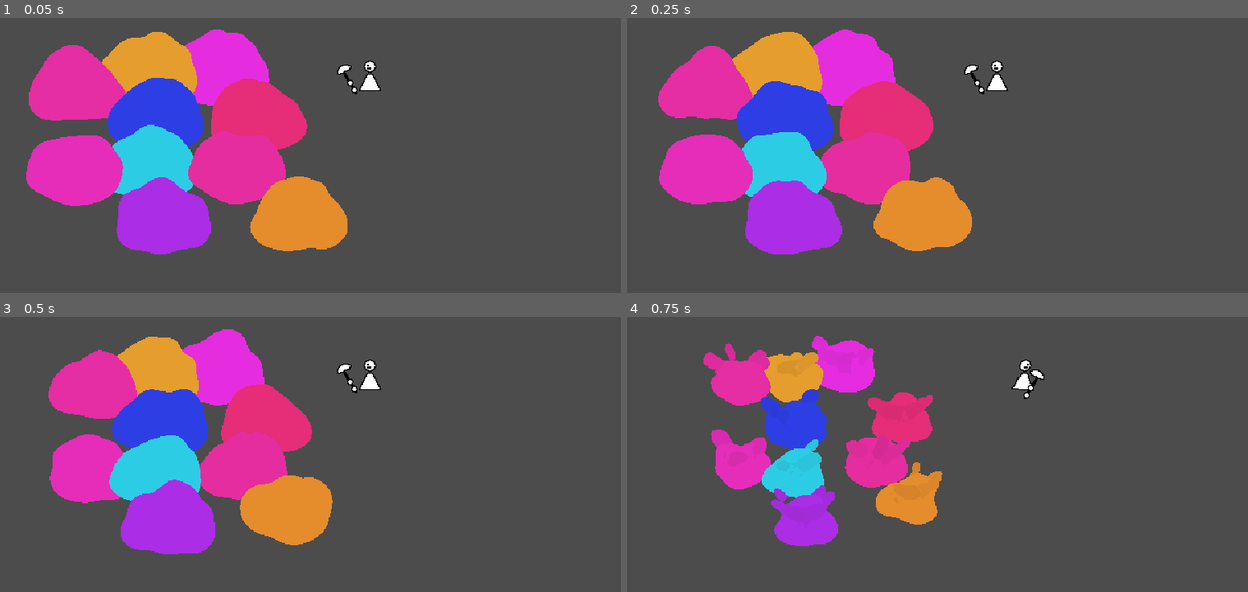
Above: before the commit, frames 1-4 (two rows, left to right).
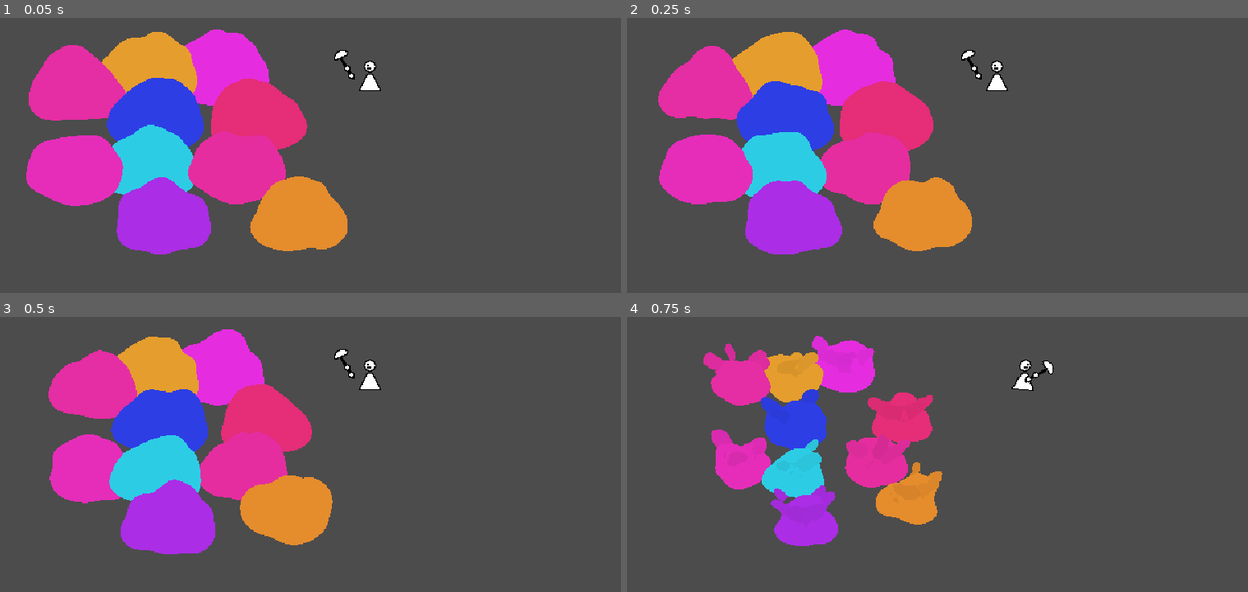
Above: after the commit, the same moments.

Repository: MetRiko/LD-2023-01
Game: Godot game, scene res://Root.tscn
Two runs of this game, one before a commit and one after it. Both use one fixed random seed, a clock stepped at 60 frames per second and the inputs below. The engine's default icon, where the game draws it, is replaced by a stand-in: a white triangle on a blue panel in a dark square.
Inputs (mouse positions are in pixels of both pictures, inside the frame that each line leads up to):
- Up to frame 1 (0.05 s): no input
- Up to frame 2 (0.25 s): no input
- Up to frame 3 (0.5 s): no input
- Up to frame 4 (0.75 s): tap Enter at 0.5 s; move the mouse to (1098, 482) at 0.52 s; hold D (game_right) from 0.53 s (still down); click (1098, 482) at 0.6 s

The runs differ from the first frame. In frame 1, 0.2% of the frame differs, in the area x 53-58%, y 11-28%; in frame 2, 0.2%; in frame 3, 0.2%; in frame 4, 0.2%.

Commit message:
Clean up code and add basic swing animation

Diff:
--- a/player/Player.gd
+++ b/player/Player.gd
@@ -1,4 +1,5 @@
 extends KinematicBody2D
+class_name Player
 
 const MAX_SPEED = 160
 const ACCELERATION = 20
@@ -15,17 +16,19 @@
 
 	$Hammer.position = Vector2(
 		cos(viewing_angle) * clamp(get_distance_to_mouse() * 0.1, 8.0, 20.0),
-		sin(viewing_angle) * clamp(get_distance_to_mouse() * 0.1, 4.0, 6.0) - 8.0
+		sin(viewing_angle) * clamp(get_distance_to_mouse() * 0.1, 4.0, 6.0) - 14.0
 	)
 
-	if orientation < 0.0:
-		$Sprite.flip_h = true
-		$Hammer.scale.x = -1.0
-	elif orientation > 0.0:
-		$Sprite.flip_h = false
-		$Hammer.scale.x = 1.0
+	$Sprite.flip_h = orientation < 0.0
+	$Hammer.scale.x = orientation
 
 	set_animation_frame()
+
+	if Input.is_action_just_pressed("game_swing"):
+		if orientation < 0.0:
+			$Hammer/AnimationPlayer.play("SWING_L")
+		else:
+			$Hammer/AnimationPlayer.play("SWING_R")
 
 func _physics_process(delta):
 	move_dir.x = int(Input.is_action_pressed("game_right")) - int(Input.is_action_pressed("game_left"))
@@ -37,31 +40,28 @@
 
 	var new_velocity = move_and_slide(velocity, Vector2.ZERO, false, 4, 0.785398, false)
 
-	if get_slide_count() > 0:
-		for i in range(get_slide_count()):
-			var result := get_slide_collision(i)
-			var obj = result.collider
-			if obj is Slime:
-				var push_force_factor = lerp(1.0, 0.2, obj.proper_scale * obj.proper_scale)
-				obj.linear_velocity = velocity.normalized() * MAX_SPEED * push_force_factor
+	for i in range(get_slide_count()):
+		var obj = get_slide_collision(i).collider
+		if obj is Slime:
+			var push_force_factor = lerp(1.0, 0.2, obj.proper_scale * obj.proper_scale)
+			obj.linear_velocity = velocity.normalized() * MAX_SPEED * push_force_factor
 
 	velocity = new_velocity
-
 
 func set_animation_frame():
 	var frame = get_action_frame()
 	match frame:
 		"IDLE":
-			$Sprite/AnimationPlayer.play(frame)
+			$AnimationPlayer.play(frame)
 		"WALK":
 			if move_dir.x < 0.0:
-				$Sprite/AnimationPlayer.play_backwards(frame)
+				$AnimationPlayer.play_backwards(frame)
 			elif move_dir.x > 0.0:
-				$Sprite/AnimationPlayer.play(frame)
+				$AnimationPlayer.play(frame)
 			if move_dir.y < 0.0:
-				$Sprite/AnimationPlayer.play_backwards(frame)
+				$AnimationPlayer.play_backwards(frame)
 			elif move_dir.y > 0.0:
-				$Sprite/AnimationPlayer.play(frame)
+				$AnimationPlayer.play(frame)
 
 func get_action_frame():
 	if is_moving():
--- a/player/Player.tscn
+++ b/player/Player.tscn
@@ -1,9 +1,13 @@
-[gd_scene load_steps=8 format=2]
+[gd_scene load_steps=12 format=2]
 
 [ext_resource path="res://player/Player.gd" type="Script" id=1]
 [ext_resource path="res://player/Player.png" type="Texture" id=2]
 [ext_resource path="res://player/Hammer.png" type="Texture" id=3]
 
+[sub_resource type="CapsuleShape2D" id=8]
+radius = 4.00002
+height = 14.0
+
 [sub_resource type="Animation" id=1]
 resource_name = "IDLE"
 step = 0.5
@@ -87,9 +91,113 @@
 "values": [ 0.0, 3.0, 6.0, 9.0, 6.0, 3.0, 0.0, -3.0, -6.0, -9.0, -6.0, -3.0 ]
 }
 
-[sub_resource type="CapsuleShape2D" id=8]
-radius = 4.00002
-height = 14.0
+[sub_resource type="Animation" id=9]
+resource_name = "IDLE"
+tracks/0/type = "value"
+tracks/0/path = NodePath(".:position")
+tracks/0/interp = 1
+tracks/0/loop_wrap = true
+tracks/0/imported = false
+tracks/0/enabled = true
+tracks/0/keys = {
+"times": PoolRealArray( 0 ),
+"transitions": PoolRealArray( 1 ),
+"update": 0,
+"values": [ Vector2( 0, -14 ) ]
+}
+tracks/1/type = "value"
+tracks/1/path = NodePath(".:rotation_degrees")
+tracks/1/interp = 1
+tracks/1/loop_wrap = true
+tracks/1/imported = false
+tracks/1/enabled = true
+tracks/1/keys = {
+"times": PoolRealArray( 0 ),
+"transitions": PoolRealArray( 1 ),
+"update": 0,
+"values": [ 0.0 ]
+}
+
+[sub_resource type="Animation" id=11]
+length = 0.001
+tracks/0/type = "value"
+tracks/0/path = NodePath(".:position")
+tracks/0/interp = 1
+tracks/0/loop_wrap = true
+tracks/0/imported = false
+tracks/0/enabled = true
+tracks/0/keys = {
+"times": PoolRealArray( 0 ),
+"transitions": PoolRealArray( 1 ),
+"update": 0,
+"values": [ Vector2( 0, -14 ) ]
+}
+tracks/1/type = "value"
+tracks/1/path = NodePath(".:rotation_degrees")
+tracks/1/interp = 1
+tracks/1/loop_wrap = true
+tracks/1/imported = false
+tracks/1/enabled = true
+tracks/1/keys = {
+"times": PoolRealArray( 0 ),
+"transitions": PoolRealArray( 1 ),
+"update": 0,
+"values": [ 0.0 ]
+}
+
+[sub_resource type="Animation" id=12]
+resource_name = "SWING_L"
+tracks/0/type = "value"
+tracks/0/path = NodePath(".:position")
+tracks/0/interp = 1
+tracks/0/loop_wrap = true
+tracks/0/imported = false
+tracks/0/enabled = true
+tracks/0/keys = {
+"times": PoolRealArray( 0, 1 ),
+"transitions": PoolRealArray( 1, 1 ),
+"update": 0,
+"values": [ Vector2( 0, -14 ), Vector2( 0, -14 ) ]
+}
+tracks/1/type = "value"
+tracks/1/path = NodePath(".:rotation_degrees")
+tracks/1/interp = 1
+tracks/1/loop_wrap = true
+tracks/1/imported = false
+tracks/1/enabled = true
+tracks/1/keys = {
+"times": PoolRealArray( 0, 0.3, 1 ),
+"transitions": PoolRealArray( 1, 1, 1 ),
+"update": 0,
+"values": [ 0.0, -80.0, 0.0 ]
+}
+
+[sub_resource type="Animation" id=10]
+resource_name = "SWING_R"
+tracks/0/type = "value"
+tracks/0/path = NodePath(".:position")
+tracks/0/interp = 1
+tracks/0/loop_wrap = true
+tracks/0/imported = false
+tracks/0/enabled = true
+tracks/0/keys = {
+"times": PoolRealArray( 0, 1 ),
+"transitions": PoolRealArray( 1, 1 ),
+"update": 0,
+"values": [ Vector2( 0, -14 ), Vector2( 0, -14 ) ]
+}
+tracks/1/type = "value"
+tracks/1/path = NodePath(".:rotation_degrees")
+tracks/1/interp = 1
+tracks/1/loop_wrap = true
+tracks/1/imported = false
+tracks/1/enabled = true
+tracks/1/keys = {
+"times": PoolRealArray( 0, 0.3, 1 ),
+"transitions": PoolRealArray( 1, 1, 1 ),
+"update": 0,
+"values": [ 0.0, 80.0, 0.0 ]
+}
 
 [node name="Player" type="KinematicBody2D"]
 script = ExtResource( 1 )
@@ -98,22 +206,29 @@
 position = Vector2( 0, -12 )
 texture = ExtResource( 2 )
 
-[node name="AnimationPlayer" type="AnimationPlayer" parent="Sprite"]
-root_node = NodePath("../..")
+[node name="CollisionShape" type="CollisionShape2D" parent="."]
+position = Vector2( 0, 1 )
+rotation = 1.57079
+shape = SubResource( 8 )
+
+[node name="AnimationPlayer" type="AnimationPlayer" parent="."]
 anims/IDLE = SubResource( 1 )
 anims/RESET = SubResource( 7 )
 anims/WALK = SubResource( 2 )
 
-[node name="CollisionShape" type="CollisionShape2D" parent="."]
-position = Vector2( 0, 2 )
-rotation = 1.57079
-shape = SubResource( 8 )
-
 [node name="Hammer" type="Node2D" parent="."]
-position = Vector2( 0, -12 )
+position = Vector2( 0, -14 )
 
 [node name="Sprite" type="Sprite" parent="Hammer"]
+position = Vector2( -1, 0 )
 texture = ExtResource( 3 )
+offset = Vector2( 4, -8 )
 
 [node name="CollisionShape" type="Position2D" parent="Hammer"]
-position = Vector2( 7, -10 )
+position = Vector2( 12, -15 )
+
+[node name="AnimationPlayer" type="AnimationPlayer" parent="Hammer"]
+anims/IDLE = SubResource( 9 )
+anims/RESET = SubResource( 11 )
+anims/SWING_L = SubResource( 12 )
+anims/SWING_R = SubResource( 10 )
--- a/project.godot
+++ b/project.godot
@@ -19,6 +19,11 @@
 "language": "GDScript",
 "path": "res://addons/gut/test.gd"
 }, {
+"base": "KinematicBody2D",
+"class": "Player",
+"language": "GDScript",
+"path": "res://player/Player.gd"
+}, {
 "base": "RigidBody2D",
 "class": "Slime",
 "language": "GDScript",
@@ -27,6 +32,7 @@
 _global_script_class_icons={
 "GutHookScript": "",
 "GutTest": "",
+"Player": "",
 "Slime": ""
 }
 
@@ -103,6 +109,11 @@
 "events": [ Object(InputEventKey,"resource_local_to_scene":false,"resource_name":"","device":0,"alt":false,"shift":false,"control":false,"meta":false,"command":false,"pressed":false,"scancode":68,"physical_scancode":0,"unicode":0,"echo":false,"script":null)
  ]
 }
+game_swing={
+"deadzone": 0.5,
+"events": [ Object(InputEventMouseButton,"resource_local_to_scene":false,"resource_name":"","device":0,"alt":false,"shift":false,"control":false,"meta":false,"command":false,"button_mask":0,"position":Vector2( 0, 0 ),"global_position":Vector2( 0, 0 ),"factor":1.0,"button_index":1,"pressed":false,"doubleclick":false,"script":null)
+ ]
+}
 
 [physics]
 
